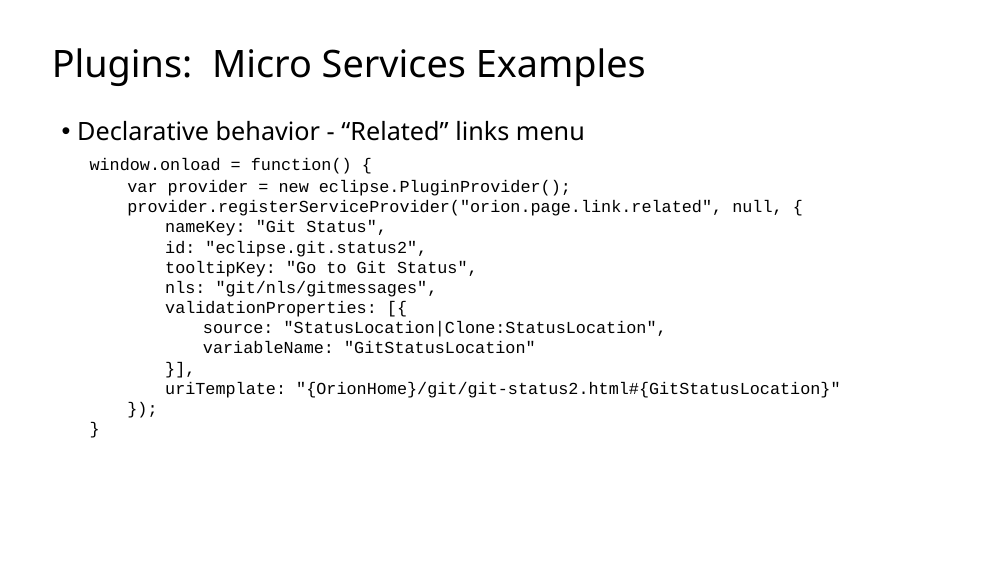
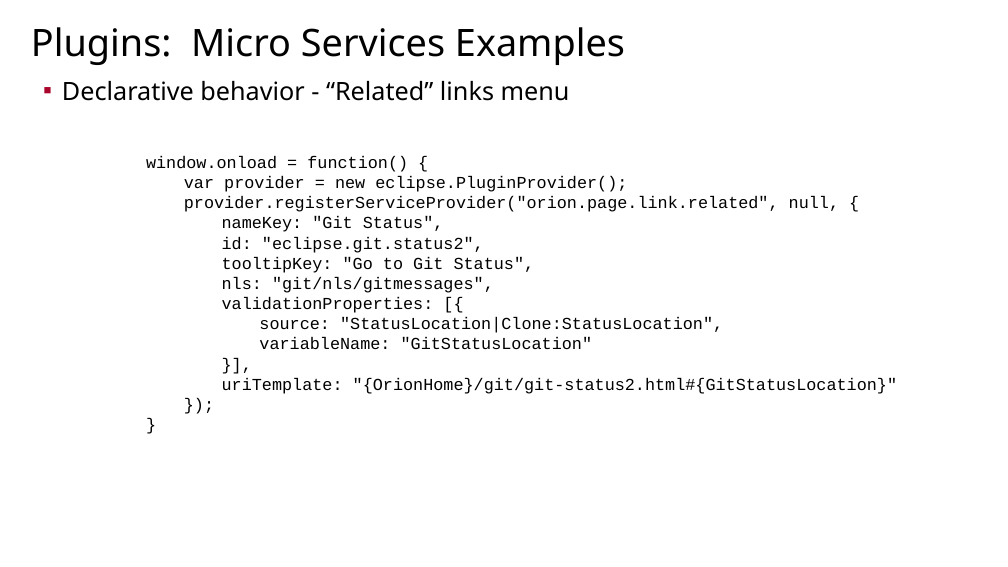
Before and after one commit to sfmccourt/oscon, a slide deck: slide 10 of osconorion.odp (slide 8 before the commit). Drawn at 1008x567 pixels with LibreOffice and Linux fonts; fonts in the diff are those of the drawing; background and template pictures are left out. Boxes give left, top, right and bottom in pixels: in the first picture for what was removed or moved away, otherwise in the second. Text is boxed around its words. In the diff, an @@ line names an element or a change of style, - is before the commit and + after.

Commit message:
Added content on deployment scenarioes.
Updated slide content to conform to presentation template. Also made
some minor changes to capitalization.

```diff
--- a/osconorion.odp
+++ b/osconorion.odp
@@ title added at (x1=31, y1=27, x2=625, y2=65), 72 pt, text #000000 @@
+Plugins: Micro Services Examples
@@ text at (x1=52, y1=48, x2=646, y2=141): paragraphs removed @@
-Plugins: Micro Services Examples
-  • Declarative behavior - “Related” links menu
@@ text added at (x1=62, y1=81, x2=570, y2=101), 48 pt, text #000000 @@
+▪ Declarative behavior - “Related” links menu
@@ text "window.onload = function() {" moved from (x1=52, y1=48, x2=840, y2=398) to (x1=146, y1=155, x2=897, y2=394) @@
```
Also in this commit, not shown: 12 other slides changed, 4 slides added, 1 slide removed.
